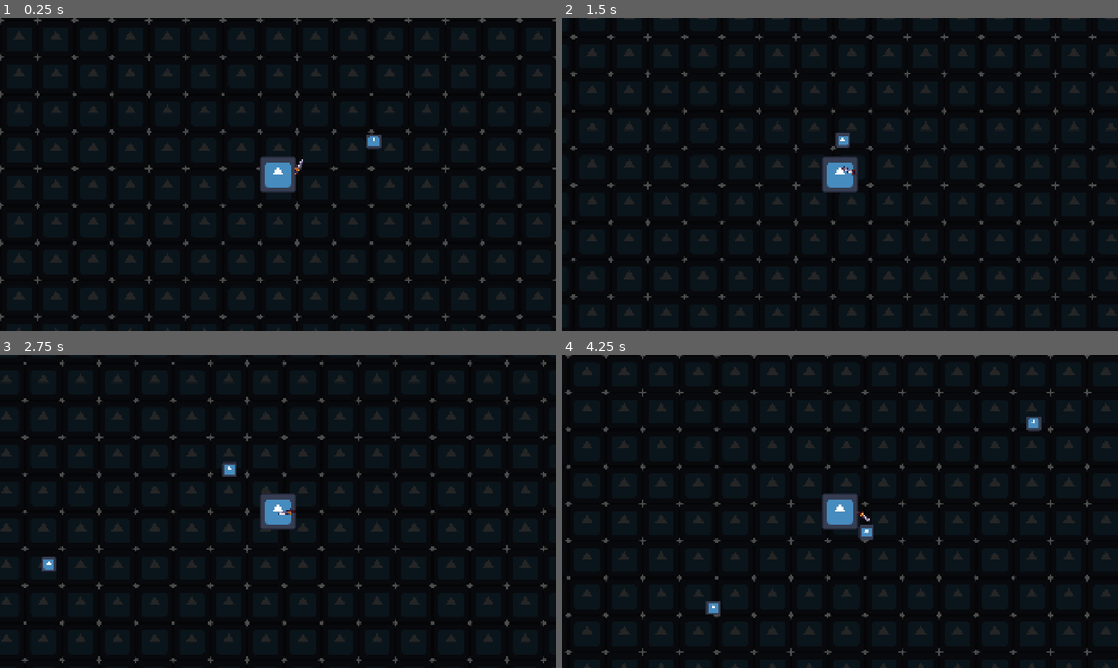
Above: before the commit, frames 1-4 (two rows, left to right).
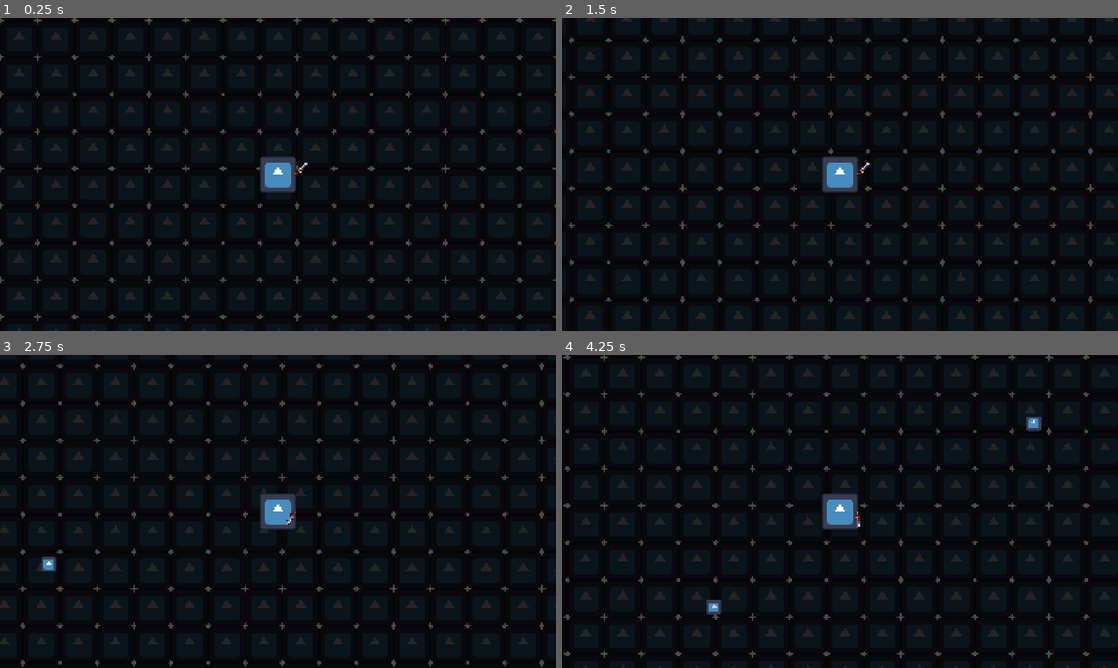
Above: after the commit, the same moments.

Repository: Lightbringer453/DungeonLB
Game: Godot game, scene res://scenes/main_game.tscn
Same seed, same stepped clock (60 frames per second), same inputs: the game is played once before the commit and once after it. The engine's default icon, where the game draws it, is replaced by a stand-in: a white triangle on a blue panel in a dark square.
Inputs:
- Up to frame 1 (0.25 s): no input
- Up to frame 2 (1.5 s): hold Right (ui_right) 0.53-1.28 s; hold Down (ui_down) from 1.28 s (still down)
- Up to frame 3 (2.75 s): release Down (ui_down) at 2.03 s; hold Right (ui_right) from 2.03 s (still down)
- Up to frame 4 (4.25 s): release Right (ui_right) at 2.78 s; hold Up (ui_up) 2.78-3.53 s; hold Left (ui_left) from 3.53 s (still down)

The runs differ from the first frame. In frame 1, 0.2% of the frame differs, in the area x 53-69%, y 37-50%; in frame 2, 6.1%, in the area x 1-100%, y 0-100%; in frame 3, 5.9%; in frame 4, 4.3%.

Commit message:
refactor: organize scene containers

Diff:
--- a/scenes/main_game.tscn
+++ b/scenes/main_game.tscn
@@ -2,7 +2,6 @@
 
 [ext_resource type="PackedScene" uid="uid://coodly1g6rvok" path="res://scenes/player/player.tscn" id="1_s3esy"]
 [ext_resource type="Texture2D" uid="uid://dlqmned1lon18" path="res://icon.svg" id="2_72e8q"]
-[ext_resource type="PackedScene" uid="uid://bjxptutjkl18h" path="res://scenes/enemies/slime.tscn" id="3_d2op2"]
 [ext_resource type="PackedScene" uid="uid://3q0dqfmt4nk2" path="res://scenes/managers/EnemySpawner.tscn" id="4_0rdsr"]
 
 [node name="MainGame" type="Node2D" unique_id=39240938]
@@ -19,8 +18,9 @@
 [node name="Player" parent="." unique_id=1889006784 instance=ExtResource("1_s3esy")]
 position = Vector2(553, 558)
 
-[node name="Slime" parent="." unique_id=688680531 instance=ExtResource("3_d2op2")]
-position = Vector2(912, 434)
+[node name="EnemyContainer" type="Node2D" parent="." unique_id=1190110259]
+
+[node name="PickupContainer" type="Node2D" parent="." unique_id=1472829245]
 
 [node name="EnemySpawner" parent="." unique_id=1799671900 instance=ExtResource("4_0rdsr")]
 
